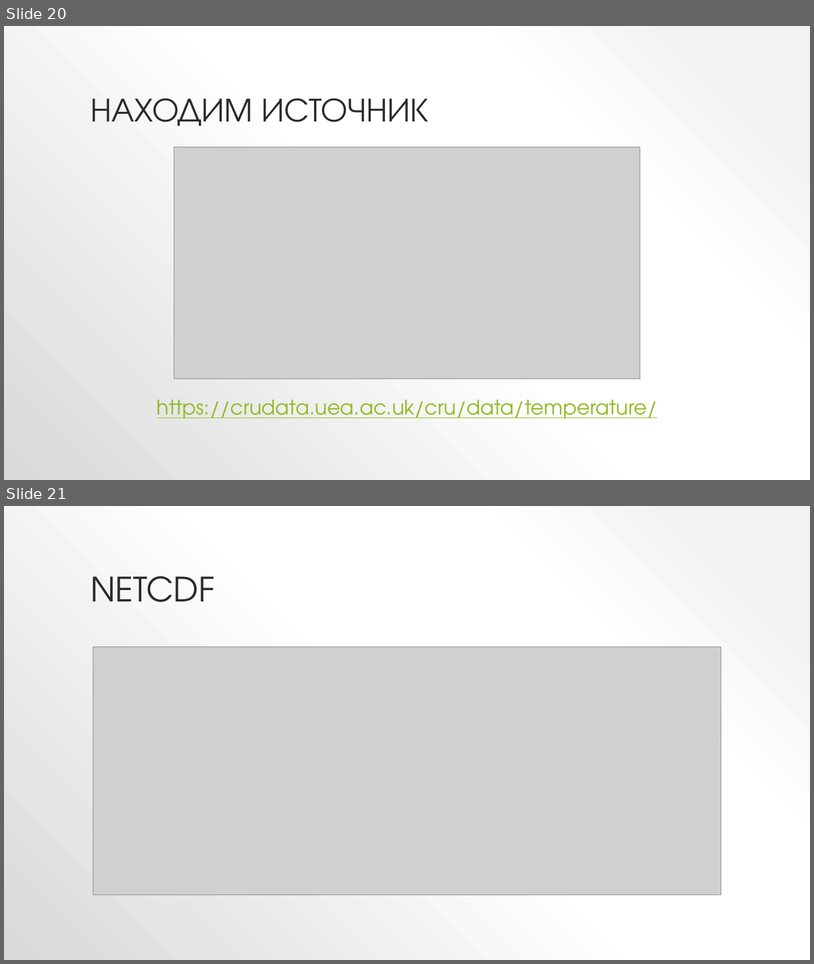
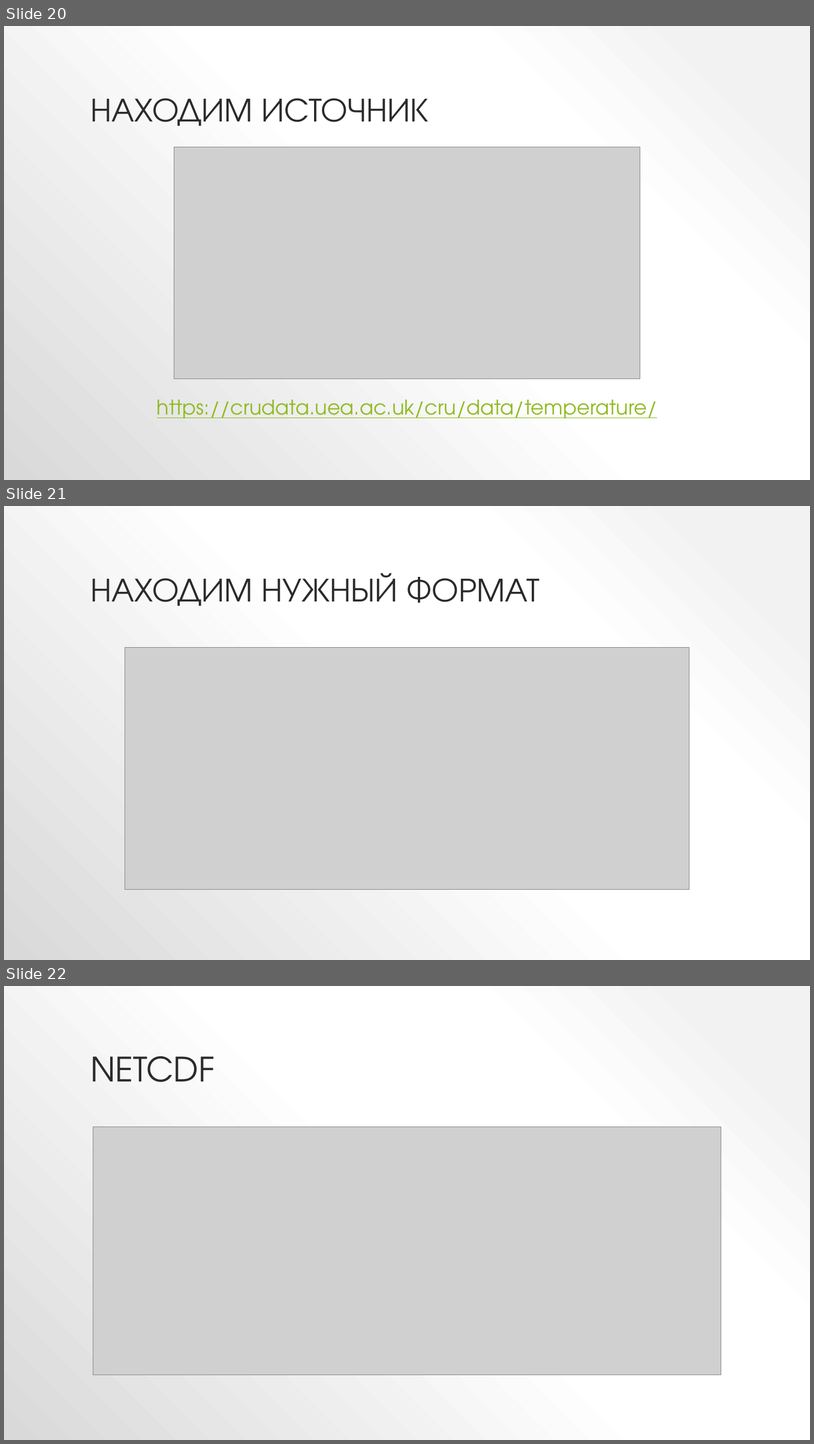
Before and after one commit to SergeyMirvoda/MD-DA-2018, a slide deck: Где найти данные для анализа.pptx. Shown one above the other, each under a label of ours: slides 20 and 21 before the commit, slides 20, 21 and 22 after it. The pictures are 814x964 and 814x1444 pixels, drawn with LibreOffice and Linux fonts; fonts in the diff are those of the drawing; grey boxes stand for pictures. Boxes give left, top, right and bottom in pixels: in the first picture for what was removed or moved away, otherwise in the second. Text is boxed around its words. In the diff, an @@ line names an element or a change of style, - is before the commit and + after.

```diff
--- a/Где найти данные для анализа.pptx
+++ b/Где найти данные для анализа.pptx
@@ slide 21 added at bbox=[4, 506, 810, 960], background gradient #F2F2F2 to #FFFFFF to #D9D9D9 @@
@@ title added at bbox=[90, 573, 540, 606], 40 pt, text #2A2A2A @@
+НАХОДИМ НУЖНЫЙ ФОРМАТ
@@ picture added at bbox=[125, 647, 689, 889] @@
@@ what was slide 21 is now slide 22 @@
```
Also in this commit, not shown: 1 slide changed, 1 other slide added.
